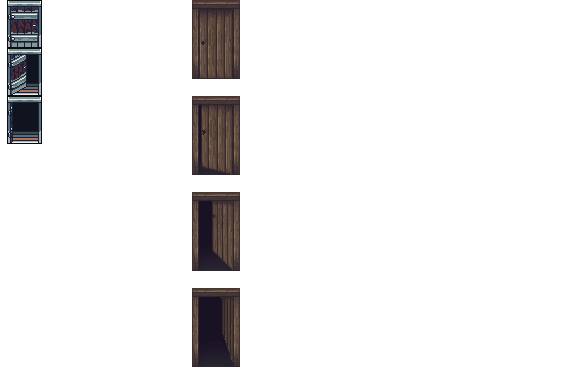
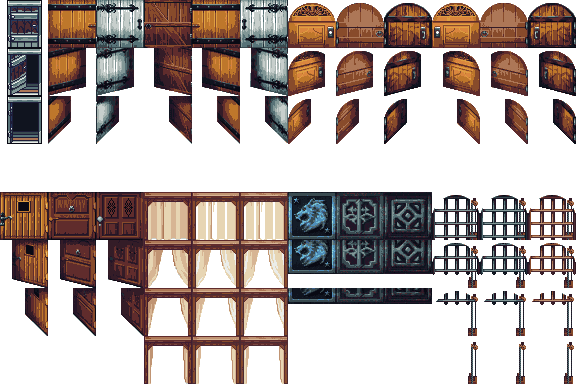
The second 576 × 384 image is a revision of the first. Changes to its layers:
removed layer "Layer 2" over [192, 0, 240, 367]
showed "Layer 1" over [0, 0, 576, 384]